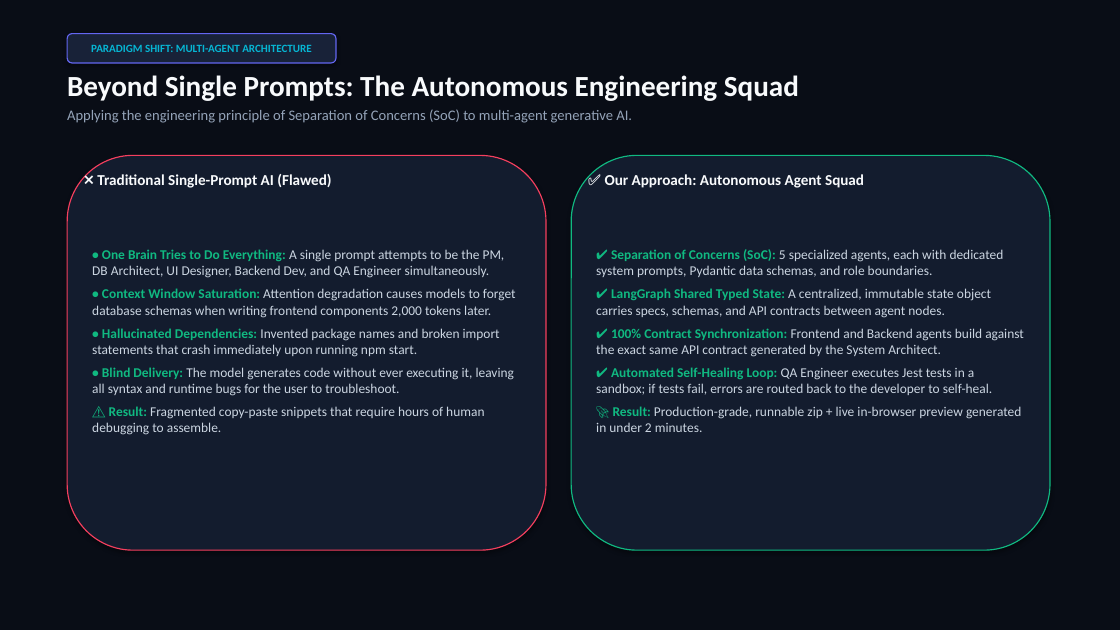
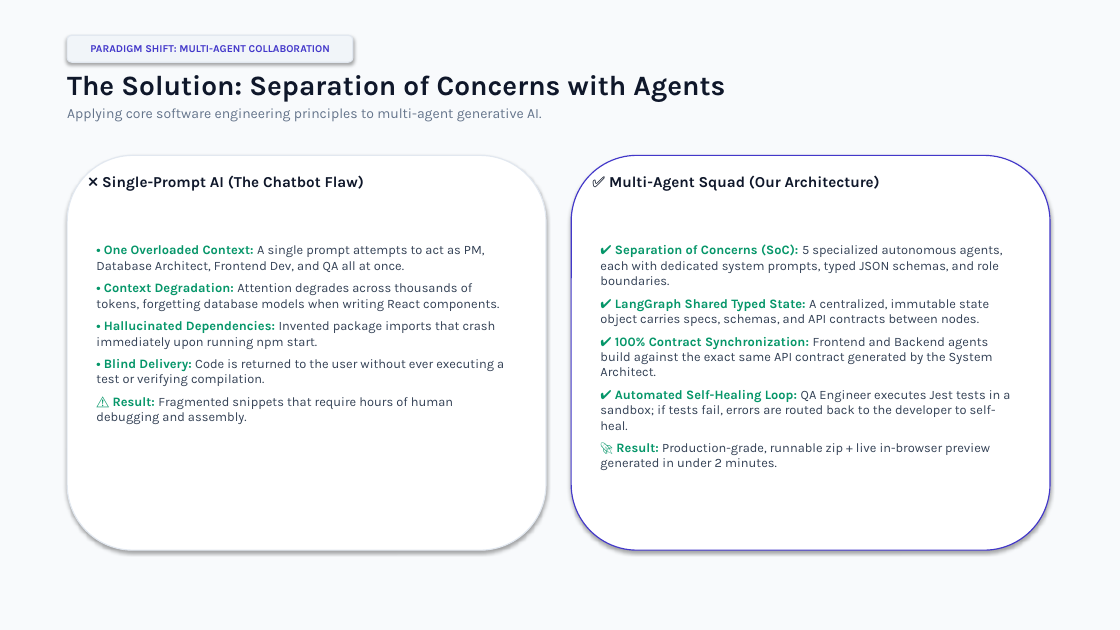
Before and after one commit to amohdanas125/AI-Coding-Team-autonomous-multi-agent-platform, a slide deck: slide 3 of ai-coding-team/AI_Coding_Team_Project_Presentation.pptx. Drawn at 1120x630 pixels with LibreOffice and Linux fonts; fonts in the diff are those of the drawing. Boxes give left, top, right and bottom in pixels: in the first picture for what was removed or moved away, otherwise in the second. Text is boxed around its words. In the diff, an @@ line names an element or a change of style, - is before the commit and + after.

Commit message:
docs: redesign PPTX to clean executive light theme with browser mockups and detailed tool mapping

```diff
--- a/ai-coding-team/AI_Coding_Team_Project_Presentation.pptx
+++ b/ai-coding-team/AI_Coding_Team_Project_Presentation.pptx
@@ rectangle at [0,0,1120,630]: fill #090D16 to #F8FAFC @@
@@ rounded rectangle "PARADIGM SHIFT: MULTI-AGENT COLLABORATION": place and size @@
-rounded rectangle "PARADIGM SHIFT: MULTI-AGENT COLLABORATION" at [67,34,336,63]
+rounded rectangle "PARADIGM SHIFT: MULTI-AGENT COLLABORATION" at [67,35,353,62]
@@ rounded rectangle "PARADIGM SHIFT: MULTI-AGENT COLLABORATION" at [67,35,353,62]: fill #182238 to #F1F5F9; outline #6366F1 1 pt to #E2E8F0 1 pt @@
@@ text in rounded rectangle at [90,45,330,52]: text changed; size 9.5 to 9 pt; font Calibri to Karla; text colour #06B6D4 to #4338CA @@
-PARADIGM SHIFT: MULTI-AGENT ARCHITECTURE
+PARADIGM SHIFT: MULTI-AGENT COLLABORATION
@@ text at [67,75,725,122]: text changed; size 12.5 to 12 pt; font Calibri to Karla; text colour #94A3B8 to #64748B @@
-Beyond Single Prompts: The Autonomous Engineering Squad
-Applying the engineering principle of Separation of Concerns (SoC) to multi-agent generative AI.
+The Solution: Separation of Concerns with Agents
+Applying core software engineering principles to multi-agent generative AI.
@@ rounded rectangle at [67,155,546,550]: fill #131C2E to #FFFFFF; outline #F43F5E 1 pt to #E2E8F0 1 pt @@
@@ text at [102,175,364,191]: text changed; font Calibri to Karla; text colour #F8FAFC to #0F172A @@
-❌ Traditional Single-Prompt AI (Flawed)
+❌ Single-Prompt AI (The Chatbot Flaw)
@@ rounded rectangle at [571,155,1050,550]: fill #131C2E to #FFFFFF; outline #10B981 1 pt to #4338CA 1 pt @@
@@ text at [609,175,880,191]: text changed; font Calibri to Karla; text colour #F8FAFC to #0F172A @@
-✅ Our Approach: Autonomous Agent Squad
+✅ Multi-Agent Squad (Our Architecture)
@@ text at [96,245,504,424]: text changed; size 11.5 to 11 pt; font Calibri to Karla; text colour #CBD5E1 to #334155 @@
-• One Brain Tries to Do Everything: A single prompt attempts to be the PM, DB Architect, UI Designer, Backend Dev, and QA Engineer simultaneously.
-• Context Window Saturation: Attention degradation causes models to forget database schemas when writing frontend components 2,000 tokens later.
-• Hallucinated Dependencies: Invented package names and broken import statements that crash immediately upon running npm start.
-• Blind Delivery: The model generates code without ever executing it, leaving all syntax and runtime bugs for the user to troubleshoot.
-⚠️ Result: Fragmented copy-paste snippets that require hours of human debugging to assemble.
+• One Overloaded Context: A single prompt attempts to act as PM, Database Architect, Frontend Dev, and QA all at once.
+• Context Degradation: Attention degrades across thousands of tokens, forgetting database models when writing React components.
+• Hallucinated Dependencies: Invented package imports that crash immediately upon running npm start.
+• Blind Delivery: Code is returned to the user without ever executing a test or verifying compilation.
+⚠️ Result: Fragmented snippets that require hours of human debugging and assembly.
@@ text at [600,244,1003,326]: text changed; size 11.5 to 11 pt; font Calibri to Karla; text colour #CBD5E1 to #334155 @@
-✔ Separation of Concerns (SoC): 5 specialized agents, each with dedicated system prompts, Pydantic data schemas, and role boundaries.
-✔ LangGraph Shared Typed State: A centralized, immutable state object carries specs, schemas, and API contracts between agent nodes.
+✔ Separation of Concerns (SoC): 5 specialized autonomous agents, each with dedicated system prompts, typed JSON schemas, and role boundaries.
+✔ LangGraph Shared Typed State: A centralized, immutable state object carries specs, schemas, and API contracts between nodes.
@@ text at [600,337,1010,470]: size 11.5 to 11 pt, font Calibri to Karla in "✔ 100% Contract Synchronization: Frontend and Backend ...", "✔ Automated Self-Healing Loop: QA Engineer executes ...", "🚀 Result: Production-grade, runnable zip + live ..."; text colour #10B981 to #059669 in "✔ 100% Contract Synchronization:", "✔ Automated Self-Healing Loop:", "🚀 Result:"; text colour #CBD5E1 to #334155 in "Frontend and Backend agents build against the ...", "QA Engineer executes Jest tests in a ...", "Production-grade, runnable zip + live in-browser preview ..." @@
```
Also in this commit, not shown: 9 other slides changed, 2 slides added, 2 slides removed, 1 other file.
